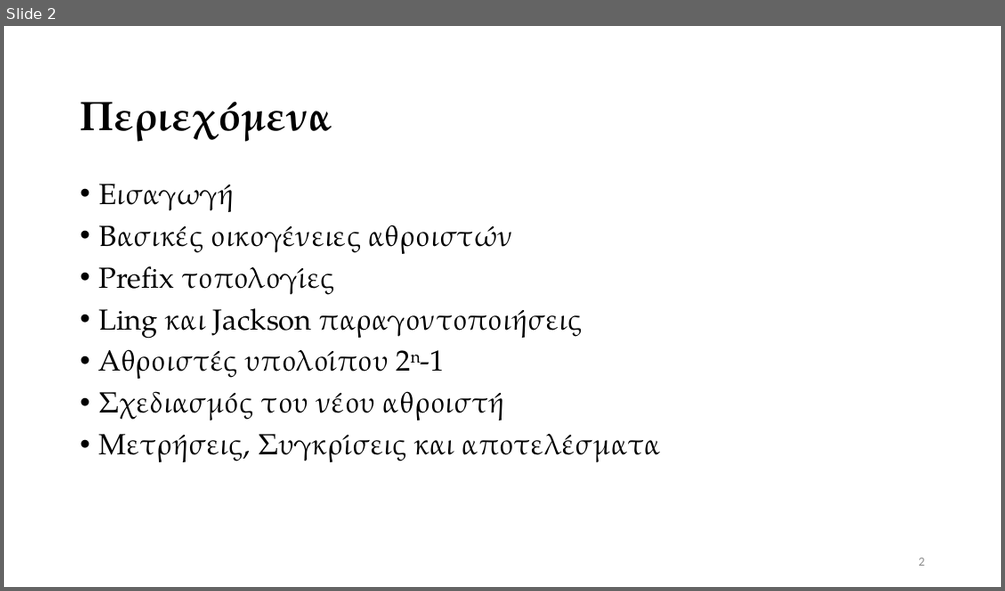
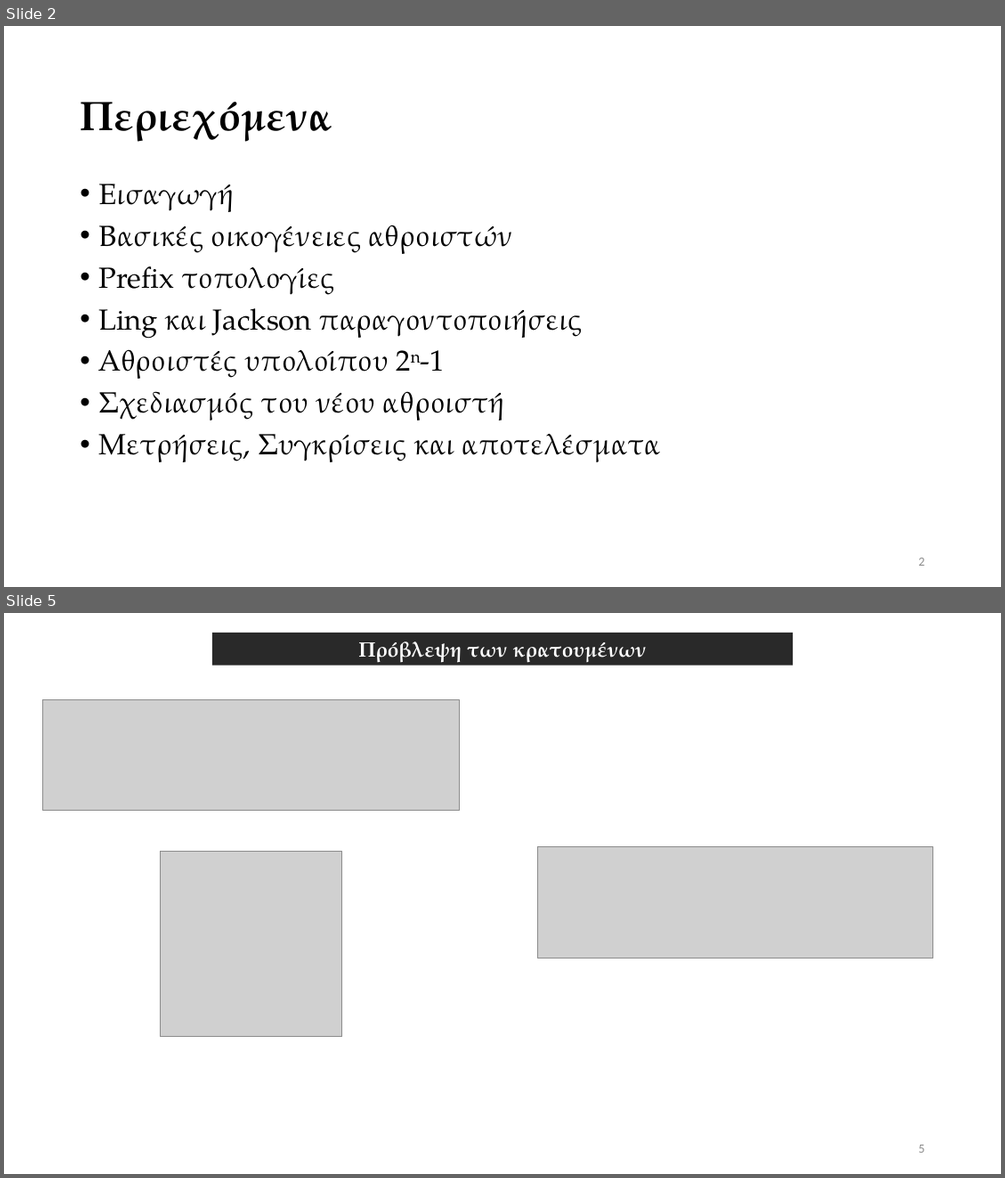
Before and after one commit to vassilas/THESIS_DOC, a slide deck: Presentation/Presentation.pptx. Shown one above the other, each under a label of ours: slide 2 before the commit, slides 2 and 5 after it; the slides between them are not shown. The pictures are 1005x591 and 1005x1178 pixels, drawn with LibreOffice and Linux fonts; fonts in the diff are those of the drawing; grey boxes stand for pictures. Boxes give left, top, right and bottom in pixels: in the first picture for what was removed or moved away, otherwise in the second. Text is boxed around its words. In the diff, an @@ line names an element or a change of style, - is before the commit and + after.

Commit message:
Update Presentation, and serial-prefix figure

```diff
--- a/Presentation/Presentation.pptx
+++ b/Presentation/Presentation.pptx
@@ slide 5 added at [4,613,1001,1174], background #FFFFFF @@
@@ rectangle added at [212,633,793,666], fill #292929, 20 pt, text #FFFFFF, bold @@
+Πρόβλεψη των κρατουμένων
@@ picture added at [43,699,460,811] @@
@@ picture added at [161,852,342,1037] @@
@@ picture added at [537,847,933,957] @@
@@ page number added at [918,1144,924,1152], 12 pt, text #8C8C8C @@
+5
```
Also in this commit, not shown: 3 other slides added, 8 other files.
